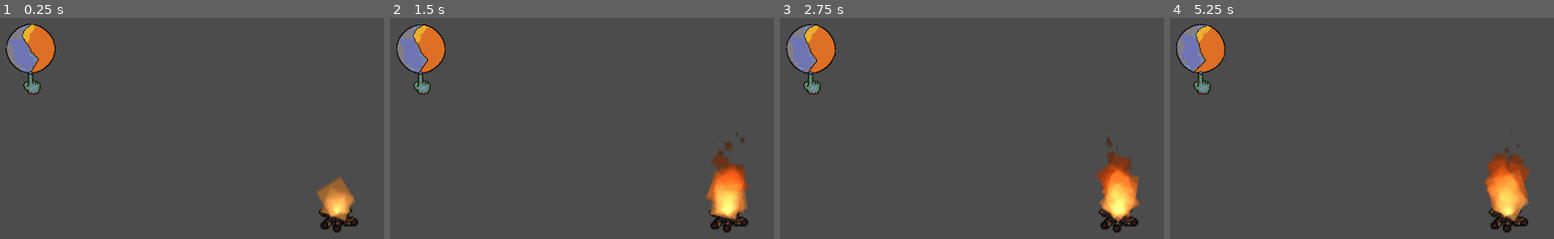
Above: before the commit, frames 1-4 (left to right).
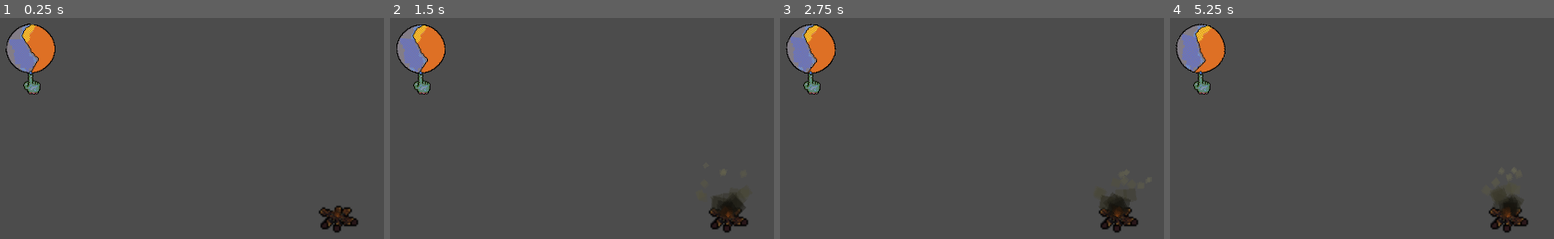
Above: after the commit, the same moments.

Repository: BedfordWest/minute-raid
Game: Godot game, scene res://MinuteRaid.tscn
Two runs of this game, one before a commit and one after it. Both use one fixed random seed, a clock stepped at 60 frames per second and the inputs below.
Inputs:
- Up to frame 1 (0.25 s): no input
- Up to frame 2 (1.5 s): no input
- Up to frame 3 (2.75 s): no input
- Up to frame 4 (5.25 s): no input

The runs differ from the first frame. In frame 1, 1.2% of the frame differs, in the area x 82-93%, y 71-93%; in frame 2, 2.4%; in frame 3, 2.4%; in frame 4, 2.7%, in the area x 81-94%, y 51-93%.

Commit message:
-Add transitions from day to night

Diff:
--- /dev/null
+++ b/MinuteRaid/Objects/CampFire.gd
@@ -0,0 +1,17 @@
+extends Node2D
+
+# Called when the node enters the scene tree for the first time.
+func _ready():
+	pass # Replace with function body.
+
+
+# Called every frame. 'delta' is the elapsed time since the previous frame.
+func _process(delta):
+	if(Globals.gameState == Globals.State.DAY):
+		get_node("Fire").set_emitting(false)
+		get_node("Smoke").set_emitting(true)
+		get_node("Light").set_enabled(false)
+	elif(Globals.gameState == Globals.State.NIGHT):
+		get_node("Fire").set_emitting(true)
+		get_node("Smoke").set_emitting(false)
+		get_node("Light").set_enabled(true)
--- a/MinuteRaid/Objects/CampFire.tscn
+++ b/MinuteRaid/Objects/CampFire.tscn
@@ -1,23 +1,24 @@
-[gd_scene load_steps=9 format=2]
+[gd_scene load_steps=17 format=2]
 
 [ext_resource path="res://Objects/FirePit.png" type="Texture" id=1]
 [ext_resource path="res://Objects/FlameTexture.png" type="Texture" id=2]
 [ext_resource path="res://Lights/SphericalLight.png" type="Texture" id=3]
+[ext_resource path="res://Objects/CampFire.gd" type="Script" id=4]
 
-[sub_resource type="Gradient" id=1]
-offsets = PoolRealArray( 0.0147059, 0.435294, 1 )
-colors = PoolColorArray( 1, 0.849285, 0.541226, 1, 0.966211, 0.341074, 0.0776237, 1, 0.216211, 0.216211, 0.216211, 1 )
+[sub_resource type="Gradient" id=8]
+offsets = PoolRealArray( 0, 0.2, 1 )
+colors = PoolColorArray( 0.985332, 0.941086, 0.635362, 1, 1, 0.495046, 0.213531, 1, 0.131748, 0.131748, 0.131748, 1 )
 
-[sub_resource type="GradientTexture" id=2]
-gradient = SubResource( 1 )
+[sub_resource type="GradientTexture" id=9]
+gradient = SubResource( 8 )
 
-[sub_resource type="Curve" id=3]
-_data = [ Vector2( 0.00515464, 0 ), 0.0, 0.0, 0, 0, Vector2( 0.237113, 0.72321 ), 0.0, 0.0, 0, 0, Vector2( 1, 0 ), 0.0, 0.0, 0, 0 ]
+[sub_resource type="Curve" id=10]
+_data = [ Vector2( 0.0103093, 0 ), 0.0, 0.0, 0, 0, Vector2( 0.244845, 0.787061 ), 0.0, 0.0, 0, 0, Vector2( 0.992268, 0 ), 0.0, 0.0, 0, 0 ]
 
-[sub_resource type="CurveTexture" id=4]
-curve = SubResource( 3 )
+[sub_resource type="CurveTexture" id=11]
+curve = SubResource( 10 )
 
-[sub_resource type="ParticlesMaterial" id=5]
+[sub_resource type="ParticlesMaterial" id=12]
 trail_divisor = 5
 flag_disable_z = true
 direction = Vector3( 0, -1, 0 )
@@ -33,10 +34,52 @@
 angle = 360.0
 angle_random = 1.0
 scale = 0.8
+scale_curve = SubResource( 11 )
+color_ramp = SubResource( 9 )
+
+[sub_resource type="Gradient" id=1]
+offsets = PoolRealArray( 0.0147059, 0.252941, 0.961765 )
+colors = PoolColorArray( 1, 0.499749, 0.213531, 1, 0.0877829, 0.0832131, 0.0812873, 1, 0.751845, 0.751845, 0.751845, 1 )
+
+[sub_resource type="GradientTexture" id=2]
+gradient = SubResource( 1 )
+
+[sub_resource type="Curve" id=6]
+min_value = -1.0
+max_value = 3.0
+_data = [ Vector2( 0, -0.0809135 ), 0.0, 1.44253, 0, 0, Vector2( 0.244845, -0.0125678 ), 2.16013, 2.16013, 0, 0, Vector2( 0.649485, 0.0234683 ), 0.0, 0.0, 0, 0, Vector2( 1, -0.0486038 ), 0.0, 0.0, 0, 0 ]
+
+[sub_resource type="CurveTexture" id=7]
+curve = SubResource( 6 )
+
+[sub_resource type="Curve" id=3]
+_data = [ Vector2( 0.00515464, 0.0310136 ), 0.0, 0.0, 0, 0, Vector2( 0.340206, 0.382365 ), 0.0, 0.0, 0, 0, Vector2( 1, 0.11768 ), 0.0, 0.0, 0, 0 ]
+
+[sub_resource type="CurveTexture" id=4]
+curve = SubResource( 3 )
+
+[sub_resource type="ParticlesMaterial" id=5]
+trail_divisor = 2
+flag_disable_z = true
+direction = Vector3( 0, -1, 0 )
+spread = 45.92
+gravity = Vector3( 0, 0, 0 )
+initial_velocity = 10.0
+initial_velocity_random = 0.42
+angular_velocity_random = 1.0
+orbit_velocity = 0.0
+orbit_velocity_random = 0.0
+orbit_velocity_curve = SubResource( 7 )
+radial_accel = 20.0
+tangential_accel_random = 0.82
+angle = 360.0
+angle_random = 1.0
+scale = 0.8
 scale_curve = SubResource( 4 )
 color_ramp = SubResource( 2 )
 
 [node name="CampFire" type="Node2D"]
+script = ExtResource( 4 )
 
 [node name="FirePit" type="Sprite" parent="."]
 texture = ExtResource( 1 )
@@ -44,6 +87,13 @@
 [node name="Fire" type="Particles2D" parent="."]
 modulate = Color( 1, 1, 1, 0.27451 )
 amount = 125
+process_material = SubResource( 12 )
+texture = ExtResource( 2 )
+
+[node name="Smoke" type="Particles2D" parent="."]
+modulate = Color( 1, 1, 1, 0.27451 )
+amount = 50
+lifetime = 1.5
 process_material = SubResource( 5 )
 texture = ExtResource( 2 )
 
